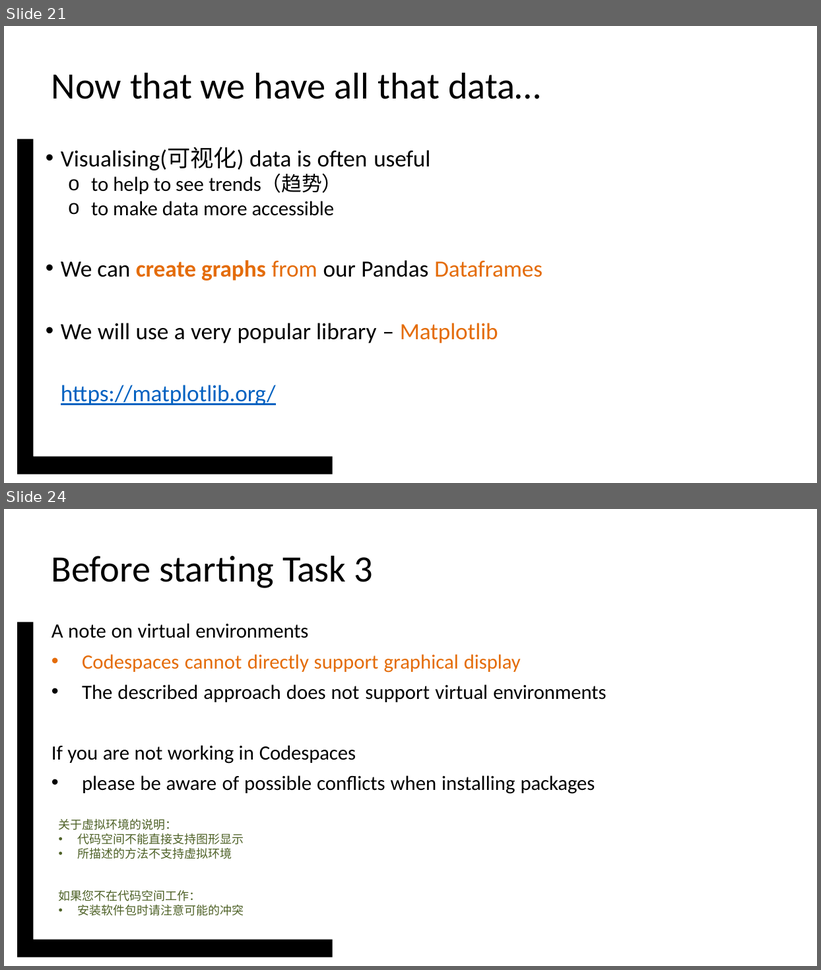
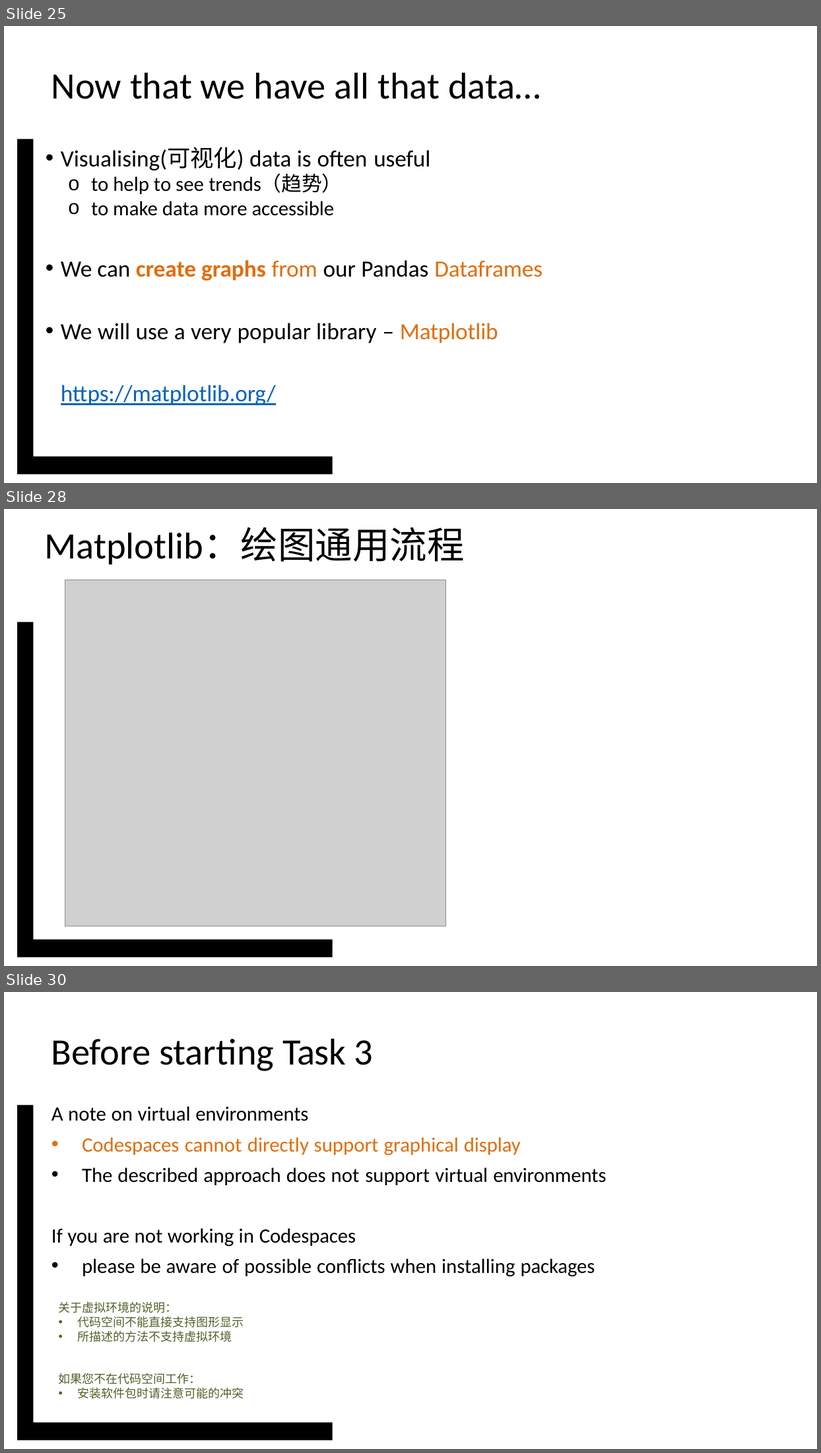
Before and after one commit to vcboy1/Leeds, a slide deck: 26fall/1850/Note/w1.8_s1.pptx. Shown one above the other, each under a label of ours: slides 21 and 24 before the commit, slides 25, 28 and 30 after it; the slides between them are not shown. The pictures are 821x970 and 821x1453 pixels, drawn with LibreOffice and Linux fonts; fonts in the diff are those of the drawing; grey boxes stand for pictures; background and template pictures are left out. Boxes give left, top, right and bottom in pixels: in the first picture for what was removed or moved away, otherwise in the second. Text is boxed around its words. In the diff, an @@ line names an element or a change of style, - is before the commit and + after.

```diff
--- a/26fall/1850/Note/w1.8_s1.pptx
+++ b/26fall/1850/Note/w1.8_s1.pptx
@@ slide 28 added at <box>4,509,817,966</box>, background #FFFFFF; not listed: 1 template element that a slide beside it also shows @@
@@ title added at <box>45,527,465,564</box>, 44 pt, text #000000 @@
+Matplotlib：绘图通用流程
@@ picture added at <box>65,580,446,927</box> @@
@@ what was slide 21 is now slide 25 @@
@@ what was slide 24 is now slide 30 @@
```
Also in this commit, not shown: 2 slides changed, 6 other slides added, 1 slide removed, 1 other file.
